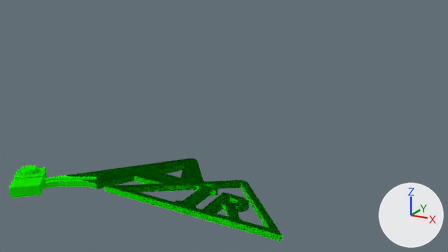
Before and after pictures for a commit that changed the Blender file bike/air/air.blend.
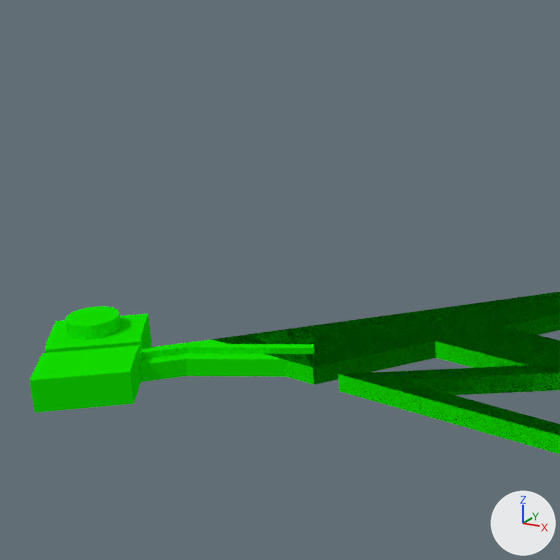
There are two pictures of each version: one from the file's camera 'Camera', one close up on the part from 0% to 39% of the width and 28% to 97% of the height. Arrows for +X, +Y and +Z are at lower right; the lights stay in place. The same objects are shown in both versions, whatever each file hides.

The scene before the commit, as lines of its bpy script (objects in view):
```python
me_cylinder_003 = bpy.data.meshes.new('Cylinder.003')
me_cylinder_003.from_pydata(...)  # a 32-sided cylinder along z spanning x -1.0..1.0, y -1.0..1.0, z -1.0..1.0
me_cylinder_003.materials.append(mat_material_001)  # green #14e700
me_cylinder_006 = bpy.data.meshes.new('Cylinder.006')
me_cylinder_006.from_pydata(...)  # 128 vertices, 68 faces; spans x -1.0..1.18, y -1.0..1.31, z -1.0..1.0
me_cylinder_006.materials.append(mat_material_001)  # green #14e700
me_mesh = bpy.data.meshes.new('Mesh')
me_mesh.from_pydata(...)  # 400 vertices, 616 faces; spans x -0.092..0.065, y -0.024..0.043, z 0.0..0.025
me_mesh.materials.append(mat_svgmat_002)  # dark green #006b00
# before: 359 (0.027, -0.001, 0.025), 360 (0.027, -0.002, 0.025), 396 (0.02, -0.009, 0.025), 397 (0.023, -0.009, 0.025)
ob_curve_001 = bpy.data.objects.new('Curve.001', me_mesh)
ob_curve_001.location = (0.0, 0.0, -1.5)
ob_curve_001.scale = (795.0, 795.0, 119.0)
ob_cylinder_003 = bpy.data.objects.new('Cylinder.003', me_cylinder_003)
ob_cylinder_003.location = (-88.1, -29.2, 1.2)
ob_cylinder_003.scale = (4.1, 4.1, 5.0)
ob_cylinder_006 = bpy.data.objects.new('Cylinder.006', me_cylinder_006)
ob_cylinder_006.location = (-89.1, -39.4, 0.0)
ob_cylinder_006.rotation_euler = (0.0, 0.0, 0.109)  # degrees (0, 0, 6.2)
ob_cylinder_006.scale = (5.1, 5.1, 1.5)
_m = ob_cylinder_006.modifiers.new('Boolean', 'BOOLEAN')
_m.object = ob_cylinder_005
_m.operation = 'UNION'
_m.solver = 'FLOAT'
_m = ob_cylinder_006.modifiers.new('Boolean.001', 'BOOLEAN')
_m.object = ob_cylinder_007
_m.operation = 'UNION'
_m.solver = 'FLOAT'
_m = ob_cylinder_006.modifiers.new('Boolean.002', 'BOOLEAN')
_m.object = ob_cube
_m.operation = 'UNION'
_m.solver = 'FLOAT'
_m = ob_cylinder_006.modifiers.new('Boolean.003', 'BOOLEAN')
_m.object = ob_curve_001
_m.operation = 'UNION'
_m.solver = 'FLOAT'
```
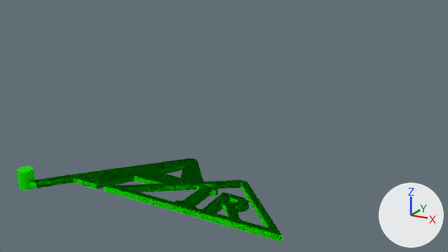
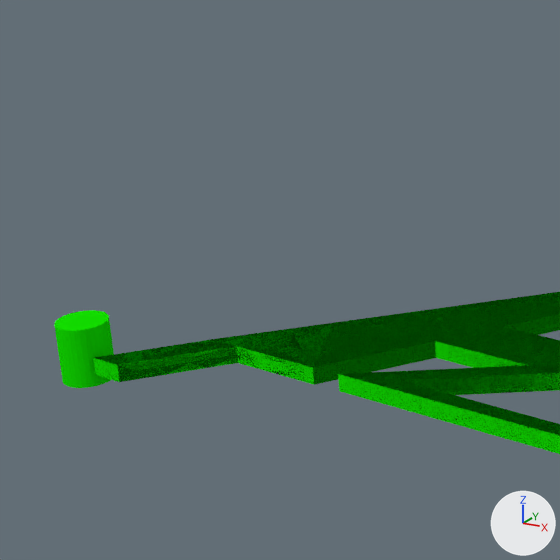
Location of each change, (x1, y1, x2, y2) in pixels of the close-ups (560 x 560 px):
```json
{"object": "Cylinder.006", "change": "reshaped", "before": [30, 292, 560, 454], "after": [93, 292, 560, 454]}
{"object": "Cylinder.003", "change": "moved", "before": [65, 306, 121, 340], "after": [54, 310, 114, 388]}
{"part": 1, "of": "me_mesh", "change": "built on", "before": [212, 334, 436, 385], "after": [93, 334, 436, 385]}
```

Edits to the scene script, one JSON object a line:
```json
{"block": "me_mesh", "where": "# used by ob_curve_001; location = (0.0, 0.0, -1.5); scale = (795.0, 795.0, 119.0)"}
{"block": "me_mesh", "where": "# verts and faces of me_mesh; kept vertices keep their numbers, new ones are numbered from 400"}
{"op": "remove", "block": "me_mesh", "code": "me_mesh.from_pydata(...)  # 400 vertices, 616 faces; spans x -0.092..0.065, y -0.024..0.043, z 0.0..0.025"}
{"op": "add", "block": "me_mesh", "code": "me_mesh.from_pydata(...)  # 431 vertices, 638 faces, 2 loose edges; spans x -0.105..0.065, y -0.042..0.043, z 0.0..0.025"}
{"block": "me_mesh", "change": "me_mesh part 1"}
{"block": "me_mesh", "change": "5 faces are deleted"}
{"block": "me_mesh", "change": "12 vertices are added at x -0.105..-0.064, y -0.042..-0.024, z 0.0..0.013"}
{"block": "me_mesh", "change": "14 new vertices lie (0.0, 0.0, 0.006) away from vertices in x -0.105..-0.064, y -0.042..-0.024, z 0.0..0.013"}
{"block": "me_mesh", "change": "5 new vertices lie (0.0, 0.0, 0.006) away from vertices in x -0.105..-0.071, y -0.042..-0.024, z 0.019"}
{"block": "me_mesh", "change": "27 new faces join them"}
{"block": "me_mesh", "change": "me_mesh part 2"}
{"op": "add", "block": "me_mesh", "code": "edges += [(359, 396), (360, 397)]"}
{"op": "set", "path": "ob_cylinder_003.location", "old": "(-88.1, -29.2, 1.2)", "new": "(-88.2, -31.2, 1.2)"}
```
